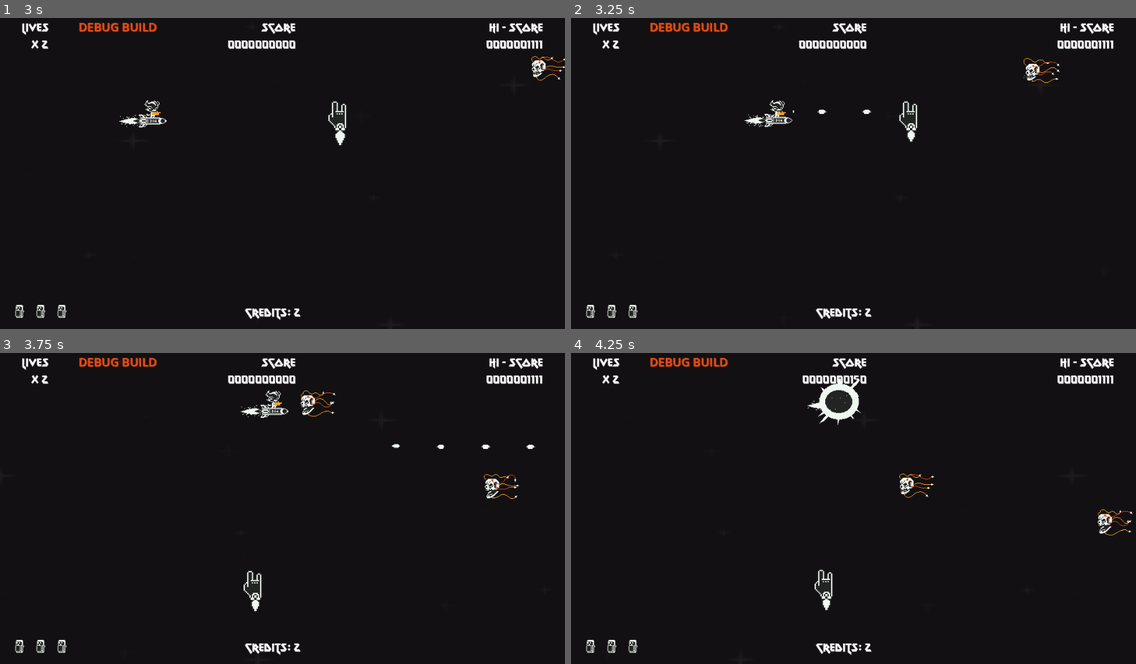
Above: before the commit, frames 1-4 (two rows, left to right).
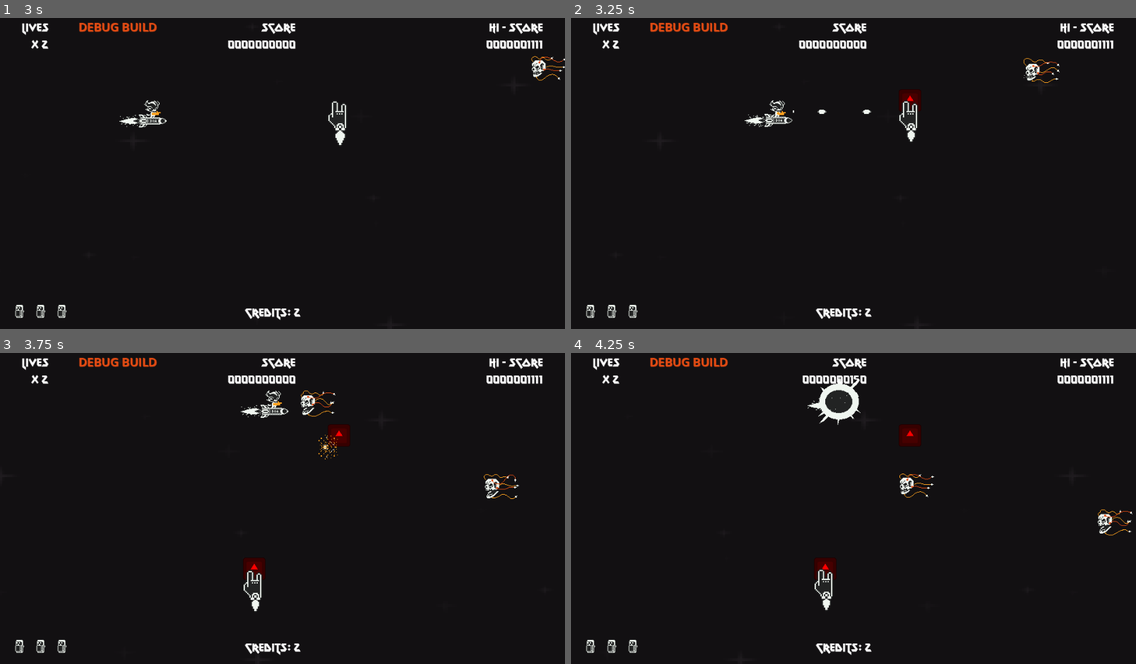
Above: after the commit, the same moments.

Repository: rnakkas/GodotSandbox
Game: Godot game, scene res://ShmupSandbox/Main/Scenes/main.tscn
The game is run twice, just before and just after one commit, with the same random seed, the same clock (stepped at 60 frames per second) and the same inputs. The engine's default icon, where the game draws it, is replaced by a stand-in: a white triangle on a blue panel in a dark square.
Inputs (mouse positions are in pixels of both pictures, inside the frame that each line leads up to):
- Up to frame 1 (3 s): tap Enter (ui_accept) at 0.5, 0.77, 1.25, 1.52 s; move the mouse to (406, 154) at 0.52 s; hold D (move_right) 0.53-1.28 s; tap 8 at 0.6, 1.55 s; move the mouse to (169, 185) at 1.27 s; hold S (move_down) 1.28-2 s; tap Shift (bomb) at 1.35 s; click "Play" at 2 s; move the mouse to (339, 101) at 2.77 s; hold D (move_right) from 2.78 s (still down); hold Space (shoot) from 2.78 s (still down)
- Up to frame 2 (3.25 s): keep holding D (move_right); keep holding Space (shoot); tap 8 at 3.05 s
- Up to frame 3 (3.75 s): move the mouse to (254, 567) at 3.52 s; release D (move_right) at 3.53 s; release Space (shoot) at 3.53 s; hold W (move_up) from 3.53 s (still down); tap 8 at 3.6 s
- Up to frame 4 (4.25 s): keep holding W (move_up); tap Enter (ui_accept) at 3.77 s

Frame 1 is identical in both runs. In frame 2, 0.2% of the frame differs, in the area x 58-62%, y 23-30%; in frame 3, 0.6%, in the area x 43-95%, y 23-73%; in frame 4, 0.4%.

Commit message:
boomer: started adding boomer, updated debug layer, enemy spawner and signals bus in preparation for new enemy

Diff:
--- a/ShmupSandbox/Autoloads/signals_bus.gd
+++ b/ShmupSandbox/Autoloads/signals_bus.gd
@@ -49,3 +49,5 @@
 ################################################
 
 signal spawn_enemy_doomboard_event(sp : Vector2)
+
+signal spawn_enemy_boomer_event(sp : Vector2)
--- a/ShmupSandbox/Debug/Scenes/debug_layer.tscn
+++ b/ShmupSandbox/Debug/Scenes/debug_layer.tscn
@@ -18,9 +18,9 @@
 
 [node name="info_label" type="Label" parent="."]
 offset_left = 26.0
-offset_top = 177.0
+offset_top = 153.0
 offset_right = 262.0
-offset_bottom = 486.0
+offset_bottom = 488.0
 text = "DEBUG MODE
 Keybindings:
 ` : show/hide debug console
@@ -32,7 +32,8 @@
 4: player collisions ON
 5: spawn score item
 6: spawn score fragment
-7: spawn enemy - Doom Board"
+7: spawn enemy - Doom Board
+8: spawn enemy - Boomer"
 
 [node name="player_collisions_label" type="Label" parent="."]
 offset_left = 306.0
--- a/ShmupSandbox/Debug/Scripts/debug_layer.gd
+++ b/ShmupSandbox/Debug/Scripts/debug_layer.gd
@@ -91,3 +91,7 @@
 	if Input.is_key_label_pressed(KEY_7): # Spawn enemy - Doom Board
 		var mouse_pos : Vector2 = get_viewport().get_mouse_position()
 		SignalsBus.spawn_enemy_doomboard_event.emit(mouse_pos)
+
+	if Input.is_key_label_pressed(KEY_8): # Spawn enemy - Boomer
+		var mouse_pos : Vector2 = get_viewport().get_mouse_position()
+		SignalsBus.spawn_enemy_boomer_event.emit(mouse_pos)
--- /dev/null
+++ b/ShmupSandbox/Enemies/Scenes/boomer.tscn
@@ -0,0 +1,62 @@
+[gd_scene load_steps=4 format=3 uid="uid://xwrfbo75ygd6"]
+
+[ext_resource type="Texture2D" uid="uid://b0t3vogr3x06f" path="res://icon.svg" id="1_3oxp0"]
+
+[sub_resource type="CircleShape2D" id="CircleShape2D_3oxp0"]
+radius = 27.7308
+
+[sub_resource type="SpriteFrames" id="SpriteFrames_1qxde"]
+animations = [{
+"frames": [{
+"duration": 1.0,
+"texture": ExtResource("1_3oxp0")
+}, {
+"duration": 1.0,
+"texture": null
+}, {
+"duration": 1.0,
+"texture": null
+}, {
+"duration": 1.0,
+"texture": ExtResource("1_3oxp0")
+}, {
+"duration": 1.0,
+"texture": null
+}, {
+"duration": 1.0,
+"texture": null
+}, {
+"duration": 1.0,
+"texture": ExtResource("1_3oxp0")
+}],
+"loop": false,
+"name": &"explode",
+"speed": 15.0
+}, {
+"frames": [{
+"duration": 1.0,
+"texture": ExtResource("1_3oxp0")
+}],
+"loop": true,
+"name": &"fly",
+"speed": 15.15
+}]
+
+[node name="boomer" type="Area2D"]
+collision_layer = 8
+collision_mask = 67
+
+[node name="collider" type="CollisionShape2D" parent="."]
+shape = SubResource("CircleShape2D_3oxp0")
+debug_color = Color(0.808198, 0, 0, 0.419608)
+
+[node name="sprite" type="AnimatedSprite2D" parent="."]
+self_modulate = Color(1, 0, 0, 1)
+scale = Vector2(0.3, 0.3)
+sprite_frames = SubResource("SpriteFrames_1qxde")
+animation = &"explode"
+frame = 6
+frame_progress = 1.0
+
+[node name="VisibleOnScreenNotifier2D" type="VisibleOnScreenNotifier2D" parent="."]
+position = Vector2(39, 0)
--- a/ShmupSandbox/Main/Scripts/enemy_spawner.gd
+++ b/ShmupSandbox/Main/Scripts/enemy_spawner.gd
@@ -4,12 +4,26 @@
 #
 ## FIXME: This enemy spawner be cleaned up once I figure out creating spawn schedules using json or resources
 #
+# Currently thinking to design in this way:
+	# - enemy spawner holds packed scenes for all the enemies in the game
+	# - will have a function like spawn_enemy(enemy_scene : PackedScene)
+	# - this function instantiates the enemy, sets its initial position etc
+	# - it then emits signal to Game to add enemy to enemies container in game
+	# - When i have enemy schedules ready for each level (either a json or resource file)
+	#		- enemy spawner will read that schedule
+	#		- based on the schdule it will run the spawn_enemy(enemy_scene) function to instantiate enemies
+	# - will also connect to a global signal to spawn enemies: SignalsBus.spawn_enemy_x_event(sp: Vector2)
 ################################################################################################################
 
 @export var enemy_scenes : Array[PackedScene] = []
 @export var sp_tolerance : float = 128
 
+
+################################################
+#NOTE: Packed scenes for enemies
+################################################
 @export var doomboard_packed_scene : PackedScene = preload("res://ShmupSandbox/Enemies/Scenes/doomboard.tscn")
+@export var boomer_packed_scene : PackedScene = preload("res://ShmupSandbox/Enemies/Scenes/boomer.tscn")
 
 ## Timer
 @onready var spawn_timer : Timer = $enemy_spawn_timer
@@ -33,13 +47,20 @@
 
 func _connect_to_signals() -> void:
 	SignalsBus.spawn_enemy_doomboard_event.connect(self._on_spawn_doomboard_event)
+	SignalsBus.spawn_enemy_boomer_event.connect(self._on_spawn_boomer_event)
 
 
 func _on_spawn_doomboard_event(sp : Vector2) -> void:
-	var doomboard : Area2D = doomboard_packed_scene.instantiate()
-	doomboard.global_position = sp
-	add_enemy_to_game.emit(doomboard)
+	_instantiate_enemy(doomboard_packed_scene, sp)
 
+func _on_spawn_boomer_event(sp : Vector2) -> void:
+	_instantiate_enemy(boomer_packed_scene, sp)
+
+
+func _instantiate_enemy(enemy_scene: PackedScene, sp : Vector2) -> void:
+	var enemy_instance : Area2D = enemy_scene.instantiate()
+	enemy_instance.global_position = sp
+	add_enemy_to_game.emit(enemy_instance)
 
 
 ####################################
